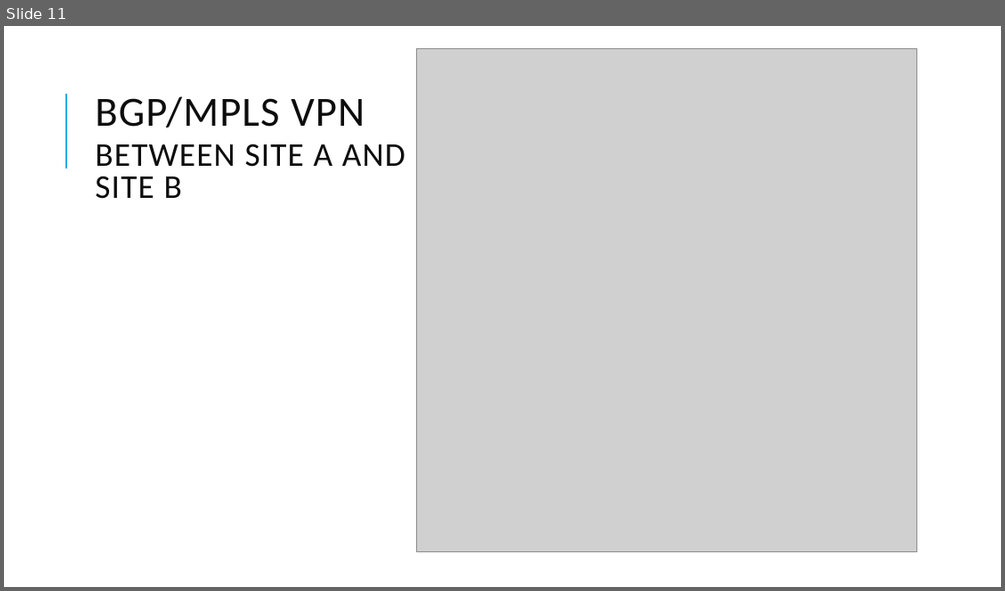
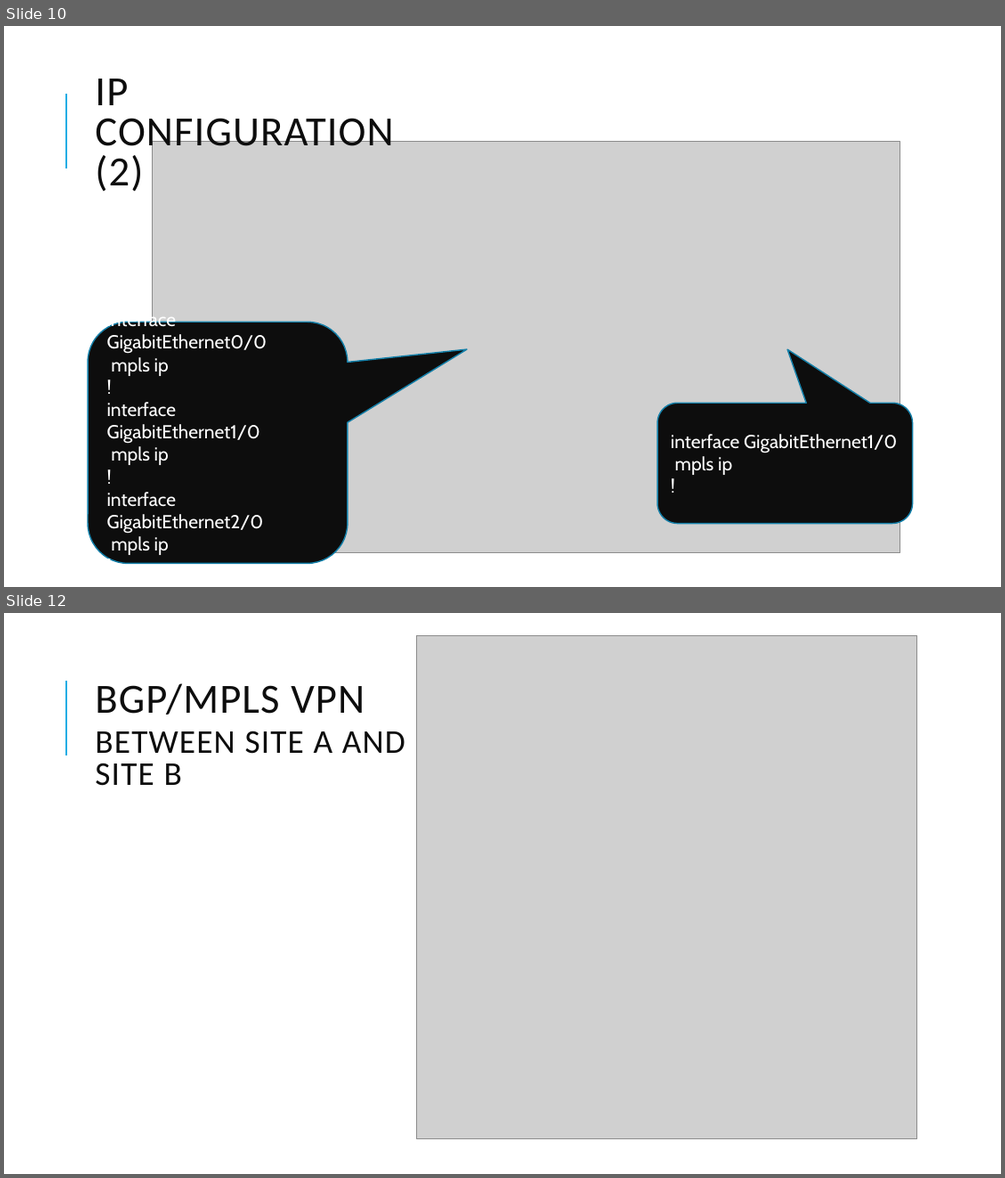
Before and after one commit to BSc-MSc-Projects/NSD-VPNs, a slide deck: NSD presentation_GIAN.pptx. Shown one above the other, each under a label of ours: slide 11 before the commit, slides 10 and 12 after it; the slides between them are not shown. The pictures are 1005x591 and 1005x1178 pixels, drawn with LibreOffice and Linux fonts; fonts in the diff are those of the drawing; grey boxes stand for pictures. Boxes give left, top, right and bottom in pixels: in the first picture for what was removed or moved away, otherwise in the second. Text is boxed around its words. In the diff, an @@ line names an element or a change of style, - is before the commit and + after.

```diff
--- a/NSD presentation_GIAN.pptx
+++ b/NSD presentation_GIAN.pptx
@@ slide 10 added at bbox=[4, 26, 1001, 587], background #FFFFFF; not listed: 1 template element that a slide beside it also shows @@
@@ text added at bbox=[95, 79, 393, 192], 40 pt, text #0D0D0D @@
+IP CONFIGURATION (2)
@@ picture added at bbox=[152, 141, 900, 552] @@
@@ rounded speech box added at bbox=[88, 322, 348, 564], fill #0D0D0D, outline #1580A9 1.25 pt, 18 pt, text #FFFFFF @@
+interface GigabitEthernet0/0
+mpls ip
+!
+interface GigabitEthernet1/0
+mpls ip
+!
+interface GigabitEthernet2/0
+mpls ip
+!
@@ rounded speech box added at bbox=[657, 402, 913, 524], fill #0D0D0D, outline #1580A9 1.25 pt, 18 pt, text #FFFFFF @@
+interface GigabitEthernet1/0
+mpls ip
+!
@@ what was slide 11 is now slide 12 @@
```
Also in this commit, not shown: 4 slides changed, 4 other slides added, 1 slide removed, 2 other files.
